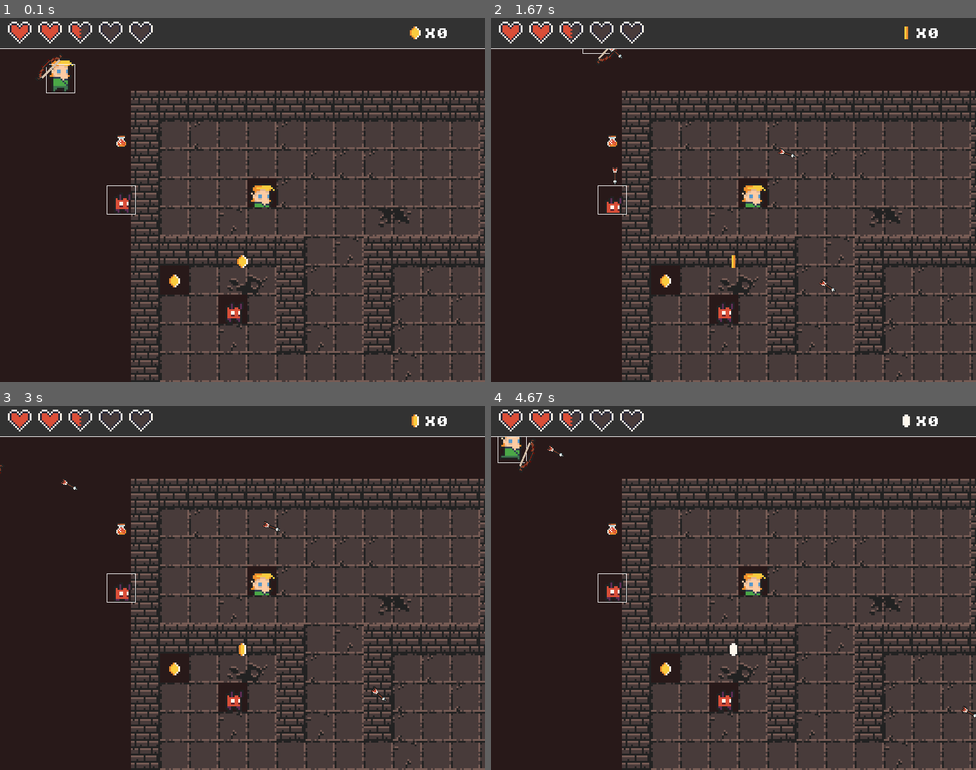
Above: before the commit, frames 1-4 (two rows, left to right).
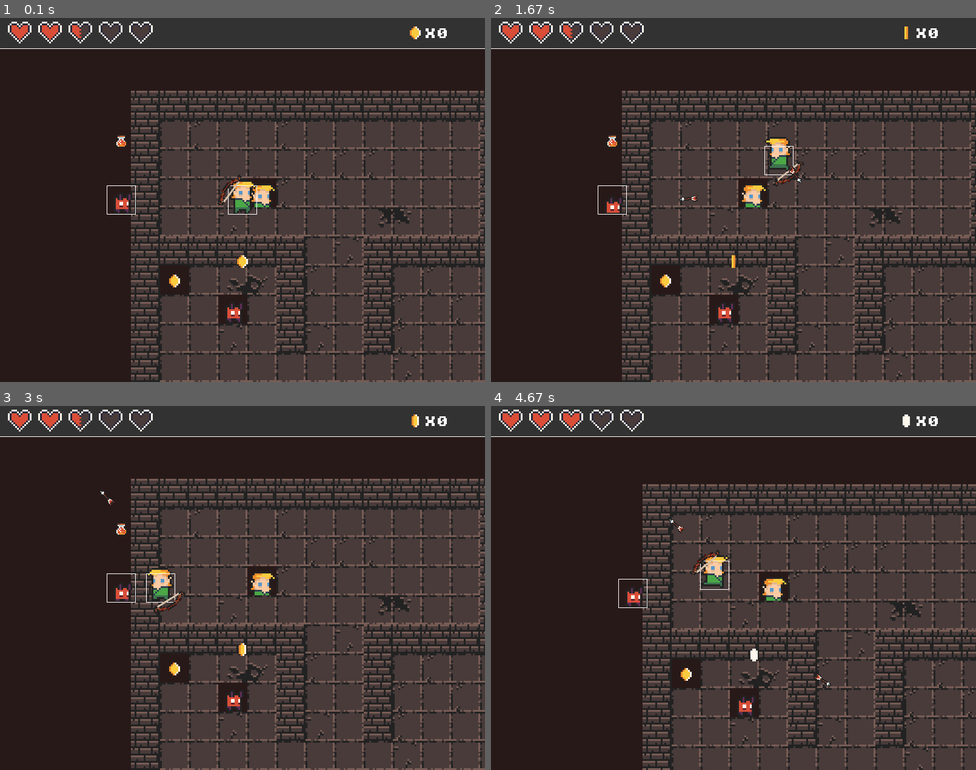
Above: after the commit, the same moments.

Repository: Dhikshil/Learn-Python-Pygame-
Game: pygame game, started from Section 1 - Game Mechanics/starter_files/main.py
The game is run twice, just before and just after one commit, with the same random seed, the same clock (stepped at 60 frames per second) and the same inputs.
Inputs (mouse positions are in pixels of both pictures, inside the frame that each line leads up to):
- Up to frame 1 (0.1 s): no input
- Up to frame 2 (1.67 s): click (733, 200) at 0.38 s; hold D 0.67-1.13 s; click (888, 189) at 0.75 s; hold W 1.17-1.47 s; click (617, 203) at 1.25 s; hold A from 1.5 s (still down); click (912, 327) at 1.58 s
- Up to frame 3 (3 s): release A at 1.97 s; hold A 2-2.53 s; click (116, 453) at 2.08 s; hold S 2.57-2.87 s; click (126, 515) at 2.65 s; hold A from 2.9 s (still down); click (218, 682) at 2.98 s
- Up to frame 4 (4.67 s): release A at 3.3 s; hold W 3.33-3.7 s; click (733, 631) at 3.42 s; hold D 3.73-4.37 s; click (917, 726) at 3.82 s; hold S from 4.4 s (still down); click (665, 511) at 4.48 s

The runs differ from the first frame. In frame 1, 0.8% of the frame differs, in the area x 7-53%, y 10-54%; in frame 2, 0.7%; in frame 3, 0.6%; in frame 4, 30%, in the area x 1-100%, y 2-100%.

Commit message:
done terminal

Diff:
--- a/Section 1 - Game Mechanics/starter_files/character.py
+++ b/Section 1 - Game Mechanics/starter_files/character.py
@@ -22,6 +22,8 @@
 
 
     def move(self, dx, dy):
+        screen_scroll = [ 0, 0]
+
         #checking if player is running
         self.running = False
         if dx != 0 or dy != 0:
@@ -41,10 +43,36 @@
         self.rect.x += dx
         self.rect.y += dy
 
+        #logic only applicable to player
+        if self.character_type == 0:
+            #update scroll based on player position
+            #move camera left and right
+            if self.rect.right > (constants.SCREEN_WIDTH - constants.SCROLL_THRESHOLD):
+                screen_scroll[0] = constants.SCREEN_WIDTH - constants.SCROLL_THRESHOLD - self.rect.right
+                self.rect.right = constants.SCREEN_WIDTH - constants.SCROLL_THRESHOLD
+            if self.rect.left < constants.SCROLL_THRESHOLD:
+                screen_scroll[0] = constants.SCROLL_THRESHOLD - self.rect.left
+                self.rect.left = constants.SCROLL_THRESHOLD
+            # move camera up and down
+            if self.rect.bottom > (constants.SCREEN_HEIGHT - constants.SCROLL_THRESHOLD):
+                screen_scroll [ 1 ] = constants.SCREEN_HEIGHT - constants.SCROLL_THRESHOLD - self.rect.bottom
+                self.rect.bottom = constants.SCREEN_HEIGHT - constants.SCROLL_THRESHOLD
+            if self.rect.top < constants.SCROLL_THRESHOLD :
+                screen_scroll [ 1 ] = constants.SCROLL_THRESHOLD - self.rect.top
+                self.rect.top = constants.SCROLL_THRESHOLD
+
+        return screen_scroll
+
+    def ai(self, screen_scroll):
+        #reposition based on screen scroll
+        self.rect.x += screen_scroll[0]
+        self.rect.y += screen_scroll[1]
+
     def update(self):
+
         animation_cooldown = 70
 
-        #check if character is still alivc
+        #check if character is still alive
         if self.health <= 0:
             self.health = 0
             self.alive = False
--- a/Section 1 - Game Mechanics/starter_files/constants.py
+++ b/Section 1 - Game Mechanics/starter_files/constants.py
@@ -2,6 +2,9 @@
 
 SCREEN_WIDTH = 800
 SCREEN_HEIGHT = 600
+
+#minimum pixels to scroll
+SCROLL_THRESHOLD = SCREEN_WIDTH/4
 
 #player sprite scale
 SCALE = 3
--- a/Section 1 - Game Mechanics/starter_files/items.py
+++ b/Section 1 - Game Mechanics/starter_files/items.py
@@ -1,7 +1,7 @@
 import pygame
 
 class Item(pygame.sprite.Sprite):
-    def __init__(self, x, y, item_type, animation_list):
+    def __init__(self, x, y, item_type, animation_list, fixed = False):
         pygame.sprite.Sprite.__init__(self)
         self.item_type = item_type #0 is the coin; 1 is the health potion
         self.frame_index = 0
@@ -10,8 +10,16 @@
         self.image = animation_list[self.frame_index]
         self.rect = self.image.get_rect()
         self.rect.center = (x, y)
+        self.fixed = fixed
 
-    def update(self, player):
+
+    def update(self, screen_scroll, player):
+        #reposition item on screen
+        #doesn't apply to fixed items
+        if not self.fixed:
+            self.rect.x += screen_scroll[0]
+            self.rect.y += screen_scroll[1]
+
         #check if item has been collected by player
         if self.rect.colliderect(player.rect):
             #coin collected
--- a/Section 1 - Game Mechanics/starter_files/main.py
+++ b/Section 1 - Game Mechanics/starter_files/main.py
@@ -23,6 +23,7 @@
 
 #define game variables
 level = 1
+screen_scroll = [ 0, 0]
 
 #define player movement variables
 moving_left = False
@@ -94,14 +95,14 @@
 
     #draw lives
     half_heart_drawn = False
-    for i in range(5):
-        if player.health >= ((i + 1) * 20):
-            screen.blit(heart_full, (10 + i * 50, 0))
+    for x in range(5):
+        if player.health >= ((x + 1) * 20):
+            screen.blit(heart_full, (10 + x * 50, 0))
         elif (player.health % 20 > 0) and not half_heart_drawn:
-            screen.blit(heart_half, (10 + i * 50, 0))
+            screen.blit(heart_half, (10 + x * 50, 0))
             half_heart_drawn = True
         else:
-            screen.blit(heart_empty, (10 + i * 50, 0))
+            screen.blit(heart_empty, (10 + x * 50, 0))
 
     #show score
     draw_text(f"X{player.score}", font, SCREEN_WIDTH - 100 , 15 , constants.WHITE)
@@ -124,6 +125,7 @@
 
 #damage text class
 class DamageText(pygame.sprite.Sprite):
+
     def __init__(self, x, y, damage_value, color):
         pygame.sprite.Sprite.__init__(self)
         self.image = font.render(str(damage_value), True, color)
@@ -131,7 +133,11 @@
         self.rect.center = (x, y)
         self.counter = 0
 
-    def update(self):
+    def update(self, screen_scroll):
+        #reposition damage text according to screen scroll
+        self.rect.x += screen_scroll[0]
+        self.rect.y += screen_scroll[1]
+
         #move damage text up
         self.rect.y -= 3.5
         #delete text after a few seconds
@@ -140,7 +146,7 @@
             self.kill()
 
 #create player
-player = Character(100,100, mob_animations, 0, 45)
+player = Character(400,300, mob_animations, 0, 45)
 
 #create enemy
 enemy = Character(200,300, mob_animations, 1, 100)
@@ -158,7 +164,7 @@
 item_group = pygame.sprite.Group()
 
 #creating item instances
-score_coin = Item(constants.SCREEN_WIDTH - 115, 23, 0, coin_images)
+score_coin = Item(constants.SCREEN_WIDTH - 115, 23, 0, coin_images, True)
 item_group.add(score_coin)
 potion = Item(200, 200, 1, [red_potion])
 item_group.add(potion)
@@ -188,24 +194,26 @@
         dy = constants.SPEED
 
     #move player
-    player.move( dx, dy)
-    #
-
-    #update character images
+    screen_scroll = player.move( dx, dy)
+    world.update(screen_scroll)
+
+
+    #update all objects
+    for enemy in enemy_list:
+        enemy.ai(screen_scroll)
+        enemy.update()
     player.update()
-    for enemy in enemy_list:
-        enemy.update()
     #updating player weapon
     arrow = bow.update(player)
     if arrow:
         arrow_group.add(arrow)
     for arrow in arrow_group:
-        damage, damage_pos = arrow.update(enemy_list)
+        damage, damage_pos = arrow.update(screen_scroll, enemy_list)
         if damage:
             damage_text = DamageText(damage_pos.centerx, damage_pos.y, damage, constants.RED)
             damage_text_group.add(damage_text)
-    damage_text_group.update()
-    item_group.update(player)
+    damage_text_group.update(screen_scroll)
+    item_group.update(screen_scroll, player)
 
     #draw objects on screen
     world.draw(screen)
--- a/Section 1 - Game Mechanics/starter_files/weapon.py
+++ b/Section 1 - Game Mechanics/starter_files/weapon.py
@@ -53,14 +53,14 @@
         self.dx = math.cos(math.radians(self.angle)) * constants.ARROW_SPEED
         self.dy = -(math.sin(math.radians(self.angle)) * constants.ARROW_SPEED)
 
-    def update(self, enemy_list):
+    def update(self, screen_scroll, enemy_list):
         #reset variables
         damage = 0
         damage_pos = None
 
         #reposition based on speed
-        self.rect.x += self.dx
-        self.rect.y += self.dy
+        self.rect.x += self.dx + screen_scroll[0]
+        self.rect.y += self.dy + screen_scroll[1]
 
         #check if arrow has gone off-screen
         if self.rect.right < 0 or self.rect.left > constants.SCREEN_WIDTH or self.rect.top > constants.SCREEN_HEIGHT or self.rect.bottom < 0:
--- a/Section 1 - Game Mechanics/starter_files/world.py
+++ b/Section 1 - Game Mechanics/starter_files/world.py
@@ -21,6 +21,12 @@
                 if tile >= 0:
                     self.map_tiles.append(tile_data)
 
+    def update(self, screen_scroll):
+        for tile in self.map_tiles:
+            tile[2] += screen_scroll[0]
+            tile[3] += screen_scroll[1]
+            tile[1].center = (tile[2], tile[3])
+
     def draw(self, surface):
         for tile in self.map_tiles:
             surface.blit(tile[0], tile[1])
